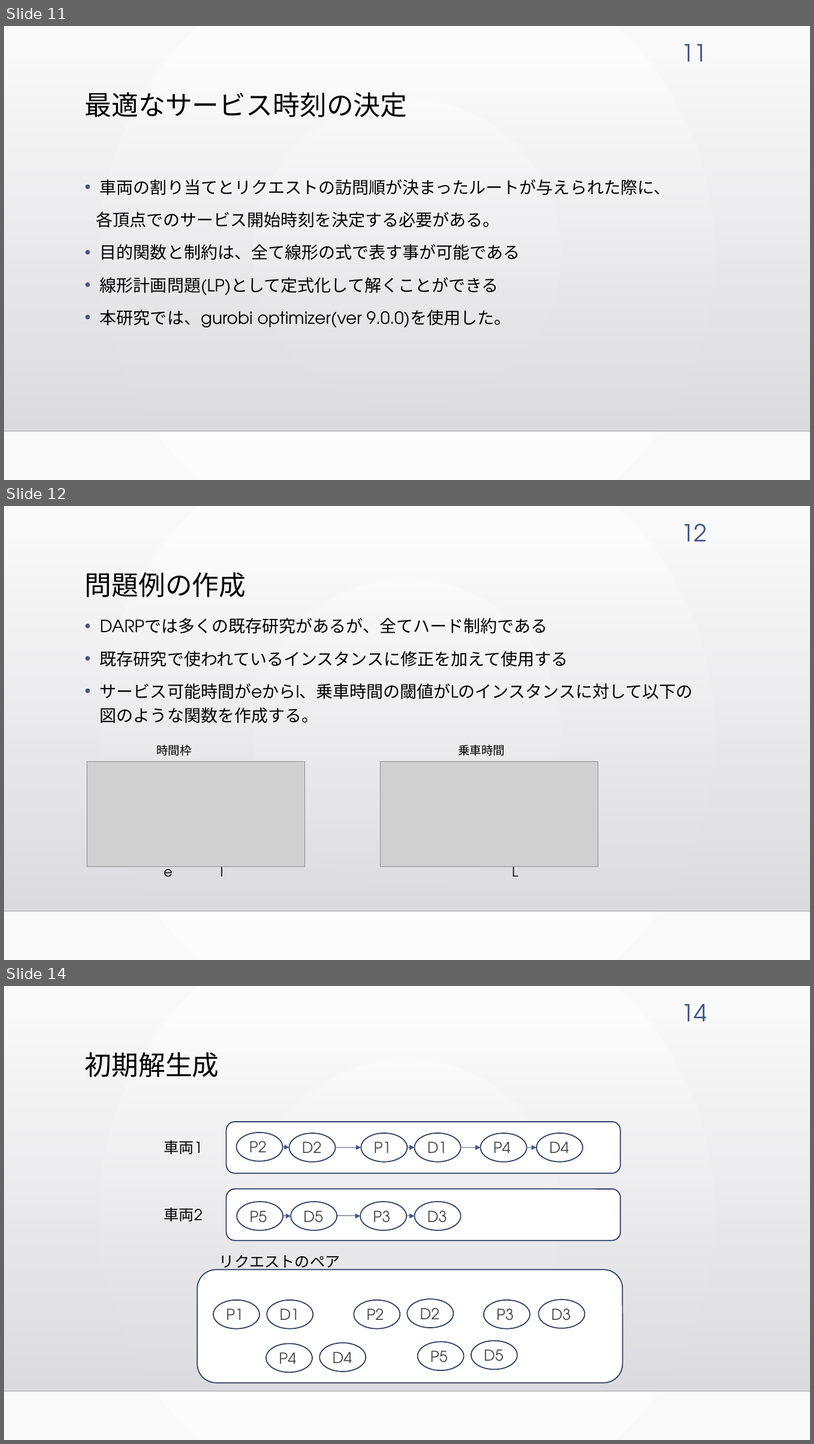
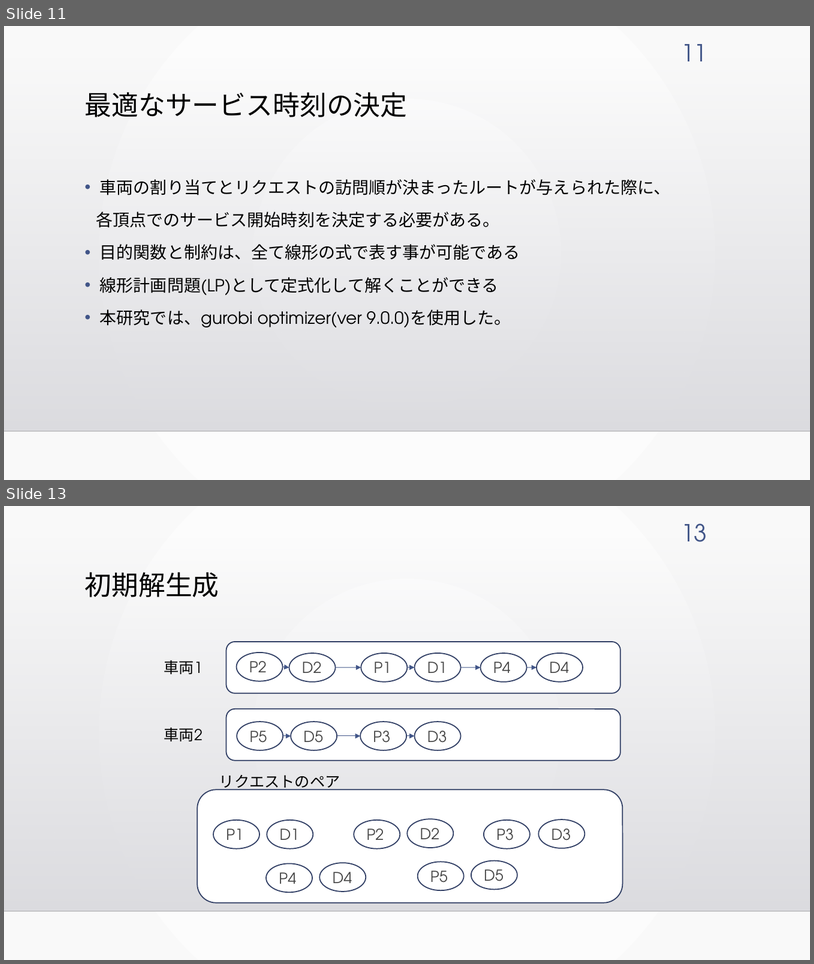
Before and after one commit to kotaro400/DARP, a slide deck: 卒論発表_10分用.pptx. Shown one above the other, each under a label of ours: slides 11, 12 and 14 before the commit, slides 11 and 13 after it; the slides between them are not shown. The pictures are 814x1444 and 814x964 pixels, drawn with LibreOffice and Linux fonts; fonts in the diff are those of the drawing; grey boxes stand for pictures; background and template pictures are left out. Boxes give left, top, right and bottom in pixels: in the first picture for what was removed or moved away, otherwise in the second. Text is boxed around its words. In the diff, an @@ line names an element or a change of style, - is before the commit and + after.

Commit message:
パワポ修正

```diff
--- a/卒論発表_10分用.pptx
+++ b/卒論発表_10分用.pptx
@@ slide 12 removed at bbox=[4, 506, 810, 960], background gradient #FFFFFF to #FAFAFA; not listed: 2 template elements that a slide beside it also shows @@
@@ page number removed at bbox=[681, 523, 707, 541] @@
-12
@@ title removed at bbox=[85, 572, 246, 597] @@
-問題例の作成
@@ text removed at bbox=[100, 618, 693, 876] @@
-• DARPでは多くの既存研究があるが、全てハード制約である
-• 既存研究で使われているインスタンスに修正を加えて使用する
-• サービス可能時間がeからl、乗車時間の閾値がLのインスタンスに対して以下の図のような関数を作成する。
-時間枠 乗車時間
-    e l L
@@ picture removed at bbox=[87, 761, 305, 867] @@
@@ picture removed at bbox=[380, 761, 598, 867] @@
@@ what was slide 14 is now slide 13 @@
@@ page number at bbox=[681, 523, 707, 542]: text changed @@
-14
+13
```
Also in this commit, not shown: 3 slides changed, 1 other file.
